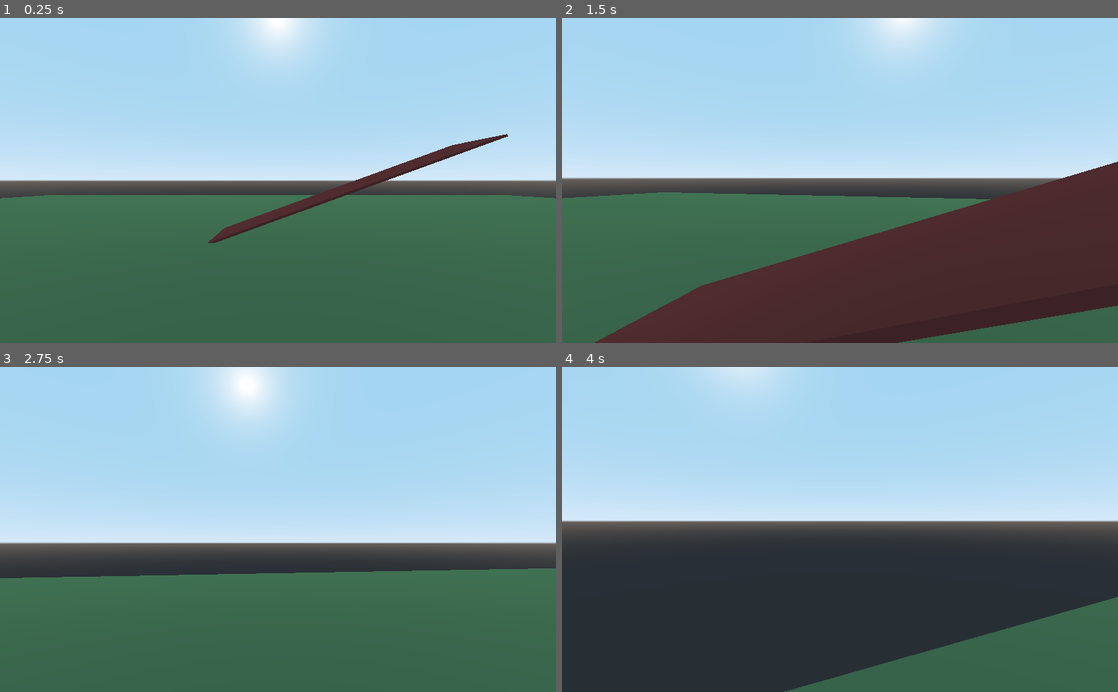
Above: before the commit, frames 1-4 (two rows, left to right).
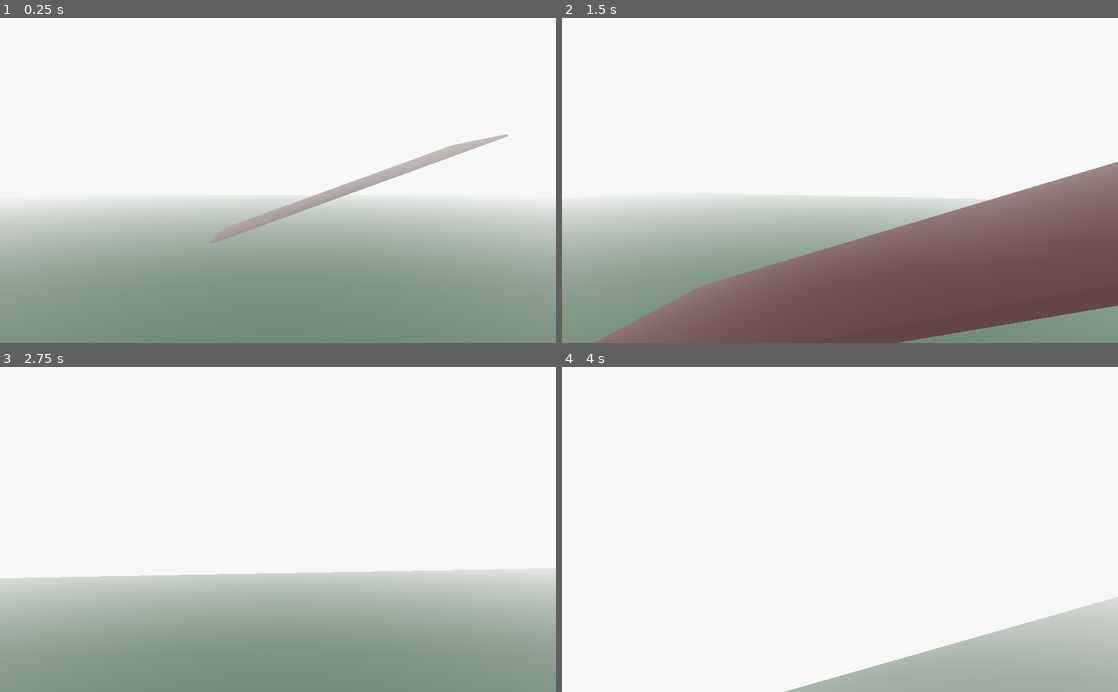
Above: after the commit, the same moments.

Repository: missinglinks/godot_first_person_controller
Game: Godot game, scene res://World.tscn
Same seed, same stepped clock (60 frames per second), same inputs: the game is played once before the commit and once after it.
Inputs (mouse positions are in pixels of both pictures, inside the frame that each line leads up to):
- Up to frame 1 (0.25 s): no input
- Up to frame 2 (1.5 s): tap Enter at 0.5 s; move the mouse to (867, 180) at 0.52 s; hold W (move_forward) from 0.53 s (still down); click (867, 180) at 0.6 s; tap Space (move_jump) at 0.77 s; move the mouse to (812, 180) at 1.27 s; click (812, 180) at 1.35 s
- Up to frame 3 (2.75 s): keep holding W (move_forward); tap Space (move_jump) at 1.52 s; move the mouse to (289, 523) at 2.02 s; click (289, 523) at 2.1 s
- Up to frame 4 (4 s): keep holding W (move_forward); move the mouse to (834, 536) at 2.77 s; click (834, 536) at 2.85 s; tap Space (move_jump) at 3.02, 3.77 s; move the mouse to (878, 532) at 3.52 s; click (878, 532) at 3.6 s

The runs differ from the first frame. In frame 1, 100% of the frame differs, in the area x 0-100%, y 0-100%; in frame 2, 100%; in frame 3, 99%; in frame 4, 100%.

Commit message:
small cosmic changes

Diff:
--- a/Objects/Box.tscn
+++ b/Objects/Box.tscn
@@ -10,10 +10,10 @@
 subdivide_width = 1
 
 [sub_resource type="SpatialMaterial" id=3]
-albedo_color = Color( 0.32549, 0.294118, 0.294118, 1 )
+albedo_color = Color( 0.780392, 0.415686, 0.415686, 1 )
 
 [node name="Box" type="RigidBody"]
-transform = Transform( 1, 0, 0, 0, 1, 0, 0, 0, 1, 0, 1, 5 )
+transform = Transform( 1, 0, 0, 0, 0.999848, -0.0174524, 0, 0.0174524, 0.999848, 1, 1, 1 )
 collision_layer = 4
 collision_mask = 5
 continuous_cd = true
@@ -23,5 +23,6 @@
 shape = SubResource( 1 )
 
 [node name="MeshInstance" type="MeshInstance" parent="."]
+layers = 4
 mesh = SubResource( 2 )
 material/0 = SubResource( 3 )
--- /dev/null
+++ b/Shaders/OutlineGlow.shader
@@ -0,0 +1,8 @@
+shader_type canvas_item;
+
+uniform float amount : hint_range(0,10);
+void fragment() {
+	vec4 c = texture(SCREEN_TEXTURE, SCREEN_UV);
+
+    COLOR.rgb = (textureLod(SCREEN_TEXTURE,SCREEN_UV,amount).rgb - c.rgb) * 5.0;
+}
--- /dev/null
+++ b/ViewportCamera.gd
@@ -0,0 +1,6 @@
+extends Camera
+
+var target: Spatial
+
+func _process(delta: float) -> void:
+	global_transform = target.global_transform
--- a/World.gd
+++ b/World.gd
@@ -1,4 +1,5 @@
 extends Spatial
+
 
 func _ready() -> void:
 	Input.set_mouse_mode(Input.MOUSE_MODE_CAPTURED)
--- a/World.tscn
+++ b/World.tscn
@@ -22,6 +22,24 @@
 [sub_resource type="ConvexPolygonShape" id=6]
 points = PoolVector3Array( 10, 0, 1.5, -10, 0, 1.5, 10, 0, -1.5, -10, 0, -1.5 )
 
+[sub_resource type="Environment" id=7]
+background_mode = 1
+background_color = Color( 0.905882, 0.905882, 0.905882, 1 )
+background_energy = 0.67
+ambient_light_color = Color( 0.533333, 0.533333, 0.533333, 1 )
+ambient_light_energy = 0.14
+fog_enabled = true
+fog_color = Color( 1, 1, 1, 1 )
+fog_sun_color = Color( 0.807843, 0.662745, 0.376471, 1 )
+fog_sun_amount = 0.13
+fog_depth_begin = 1.0
+fog_depth_curve = 0.615572
+fog_height_curve = 0.241484
+tonemap_mode = 1
+tonemap_exposure = 1.82
+tonemap_white = 1.82
+glow_enabled = true
+
 [node name="World" type="Spatial"]
 script = ExtResource( 1 )
 
@@ -29,6 +47,7 @@
 transform = Transform( 1, 0, 0, 0, 1, 0, 0, 0, 1, 0, 3.13764, 0 )
 
 [node name="Ground" type="MeshInstance" parent="."]
+editor/display_folded = true
 mesh = SubResource( 1 )
 material/0 = SubResource( 2 )
 
@@ -36,12 +55,14 @@
 collision_mask = 7
 
 [node name="CollisionShape" type="CollisionShape" parent="Ground/StaticBody"]
-shape = SubResource( 7 )
+shape = SubResource( 3 )
 
 [node name="DirectionalLight" type="DirectionalLight" parent="."]
 transform = Transform( 1, 0, 0, 0, 0.642788, 0.766044, 0, -0.766044, 0.642788, 16, 6, 0 )
+light_indirect_energy = 4.56
 
 [node name="Ramp" type="MeshInstance" parent="."]
+editor/display_folded = true
 transform = Transform( 0.939692, -0.34202, 0, 0.34202, 0.939692, 0, 0, 0, 1, 0, 1, -11 )
 mesh = SubResource( 4 )
 material/0 = SubResource( 5 )
@@ -54,4 +75,11 @@
 
 [node name="Box" parent="." instance=ExtResource( 3 )]
 transform = Transform( 1, 0, 0, 0, 1, 0, 0, 0, 1, 0, 1, 6.91045 )
-collision_mask = 8
+collision_mask = 14
+
+[node name="Box2" parent="." instance=ExtResource( 3 )]
+transform = Transform( 1, 0, 0, 0, 1, 0, 0, 0, 1, 0.298863, 2.31125, 6.91045 )
+collision_mask = 14
+
+[node name="WorldEnvironment" type="WorldEnvironment" parent="."]
+environment = SubResource( 7 )
Not shown: 2 places in World.tscn that only renumber resources
